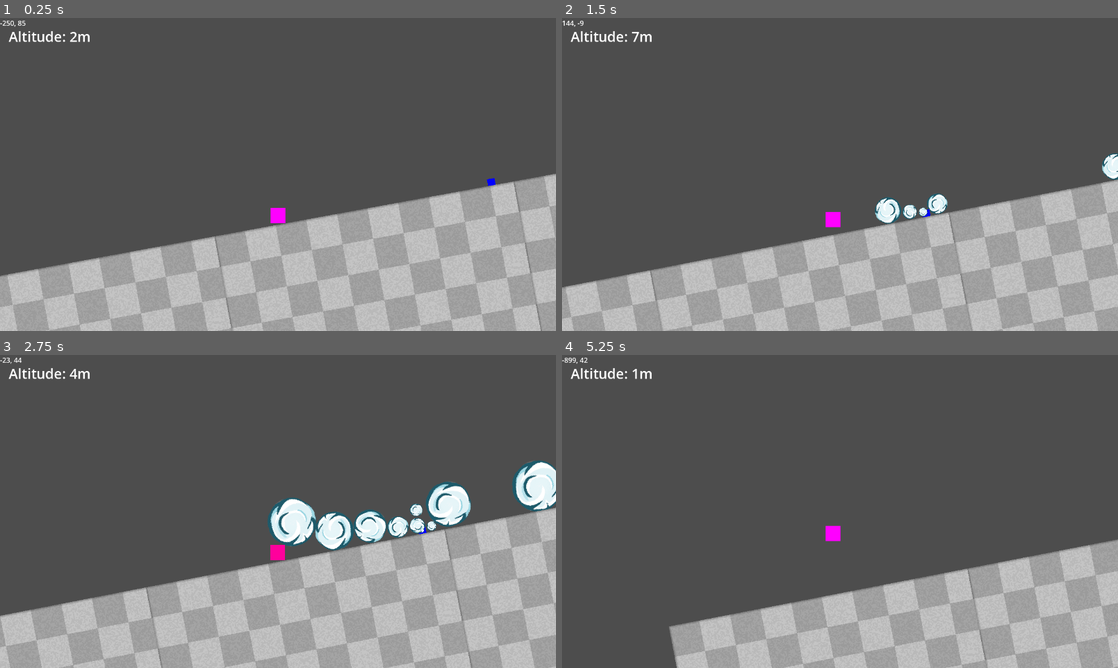
Above: before the commit, frames 1-4 (two rows, left to right).
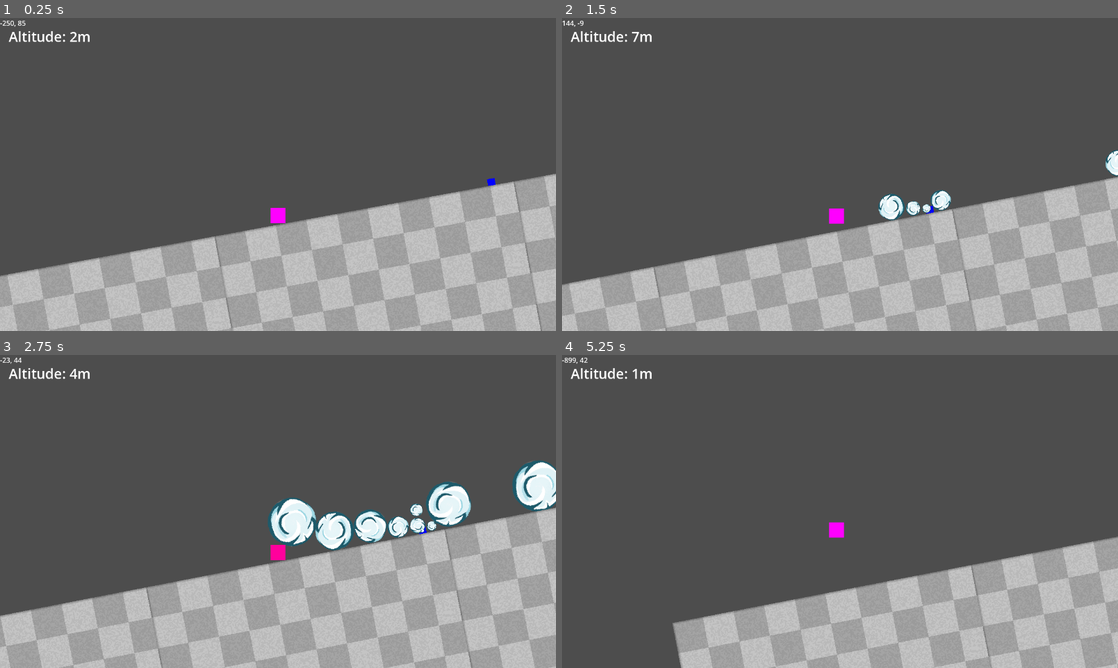
Above: after the commit, the same moments.

Repository: ashleyrevlett/avalanche
Game: Godot game, scene res://scene.tscn
The game is run twice, just before and just after one commit, with the same random seed, the same clock (stepped at 60 frames per second) and the same inputs.
Inputs:
- Up to frame 1 (0.25 s): no input
- Up to frame 2 (1.5 s): hold D (right) 0.53-1.28 s; tap Space (jump) at 0.77 s; hold A (left) from 1.28 s (still down)
- Up to frame 3 (2.75 s): tap Space (jump) at 1.52 s; release A (left) at 2.03 s; hold D (right) from 2.03 s (still down)
- Up to frame 4 (5.25 s): tap Space (jump) at 3.02, 4.52 s; release D (right) at 3.5 s; click "Restart" at 3.5 s; hold A (left) from 4.28 s (still down)

The runs differ from the first frame. In frame 1, less than 0.1% of the frame differs, in the area x 0-97%, y 51-99%; in frame 2, 6.6%, in the area x 0-100%, y 42-100%; in frame 3, 0.4%; in frame 4, 4.3%.

Commit message:
Change camera to use process

Diff:
--- a/scripts/camera.gd
+++ b/scripts/camera.gd
@@ -18,7 +18,7 @@
 	player = %Character
 
 
-func _physics_process(delta):
+func _process(delta):
 	camera_rect = Rect2(get_screen_center_position() - camera_size / 2, camera_size)
 
 	# get y position of ground under player,
